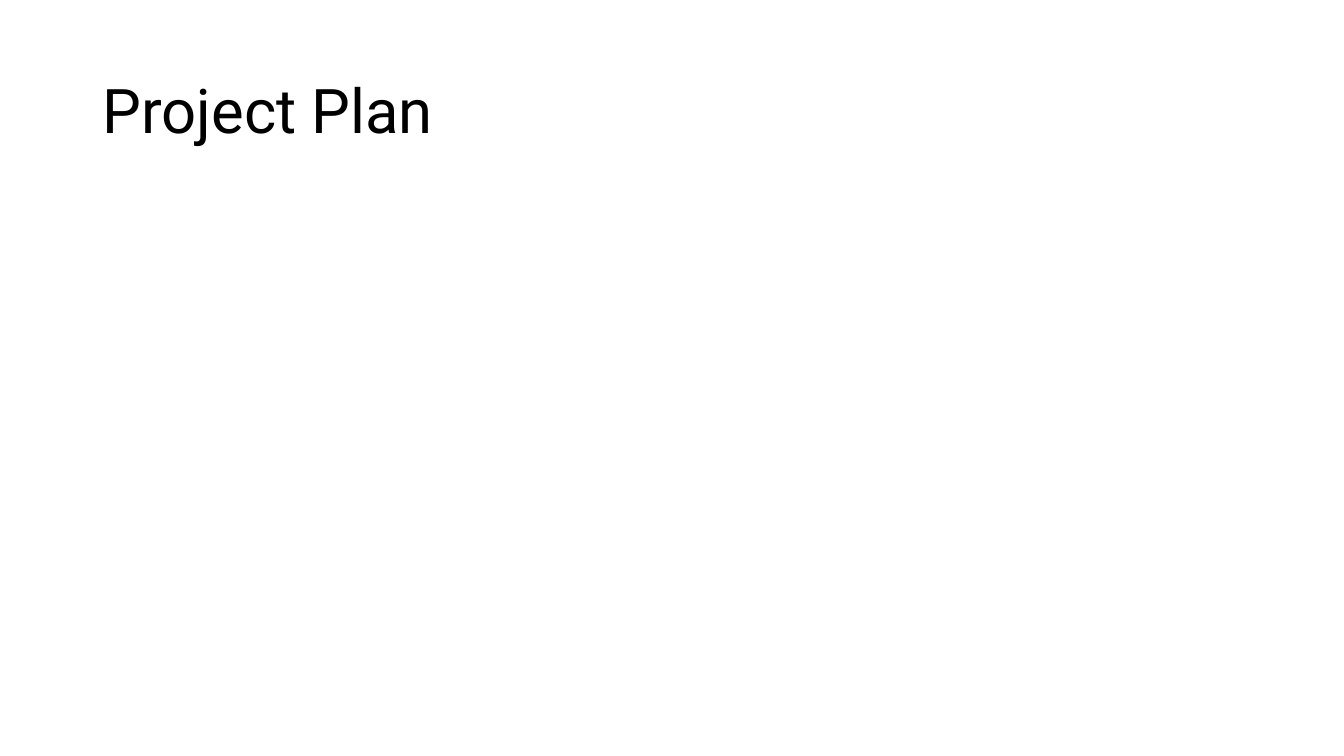
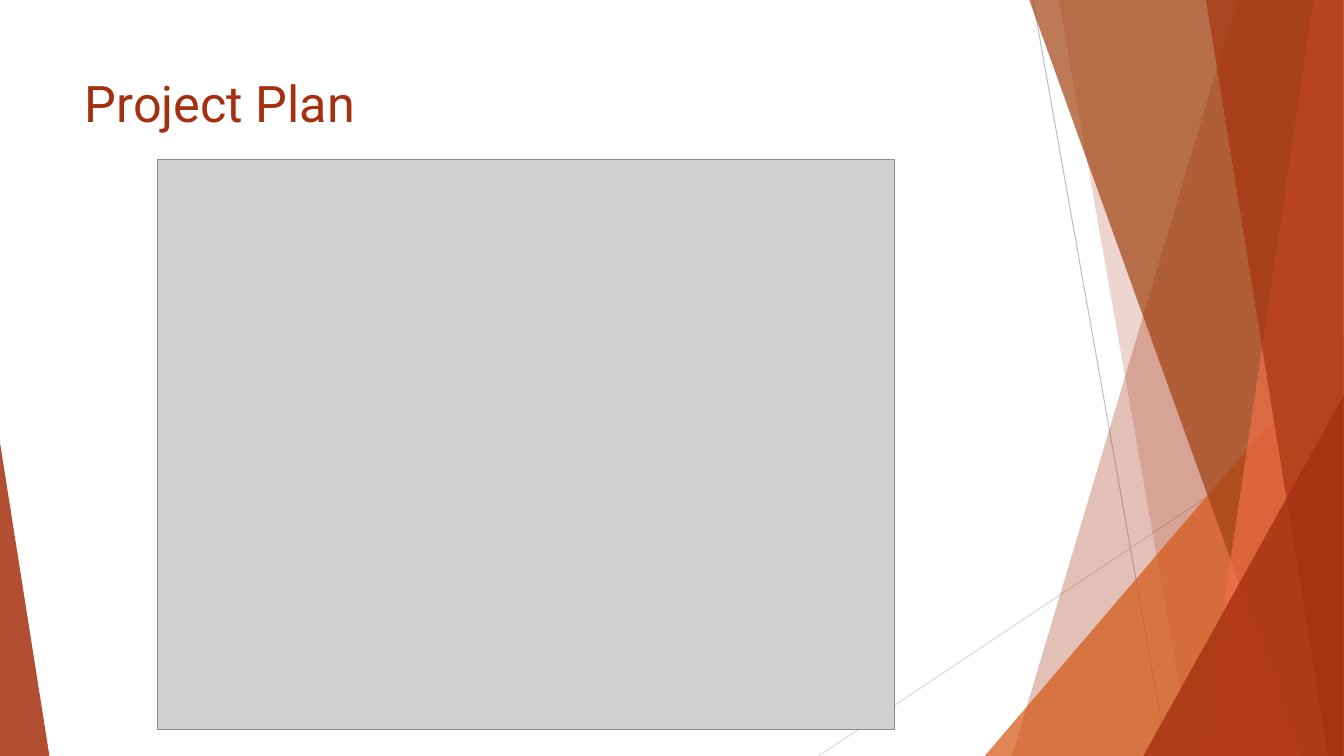
Before and after one commit to UswaArif/Tea-Distribution-Company, a slide deck: slide 23 of UMM Distribution Company.pptx (slide 18 before the commit). Drawn at 1344x756 pixels with LibreOffice and Linux fonts; fonts in the diff are those of the drawing; grey boxes stand for pictures. Boxes give left, top, right and bottom in pixels: in the first picture for what was removed or moved away, otherwise in the second. Text is boxed around its words. In the diff, an @@ line names an element or a change of style, - is before the commit and + after.

```diff
--- a/UMM Distribution Company.pptx
+++ b/UMM Distribution Company.pptx
@@ title "Project Plan": place and size @@
-title "Project Plan" at [102, 86, 433, 146]
+title "Project Plan" at [85, 84, 355, 133]
@@ title "Project Plan" at [85, 84, 355, 133]: size 44 to 36 pt, text colour #000000 to #A5300F; line spacing 0.9 to 1; vertical alignment middle to top @@
@@ picture added at [157, 159, 895, 730] @@
@@ group added at [0, 0, 1344, 756]: 5 freeform shapes, 3 triangles, 2 lines @@
```
Also in this commit, not shown: 15 other slides changed, 7 slides added, 2 slides removed.
